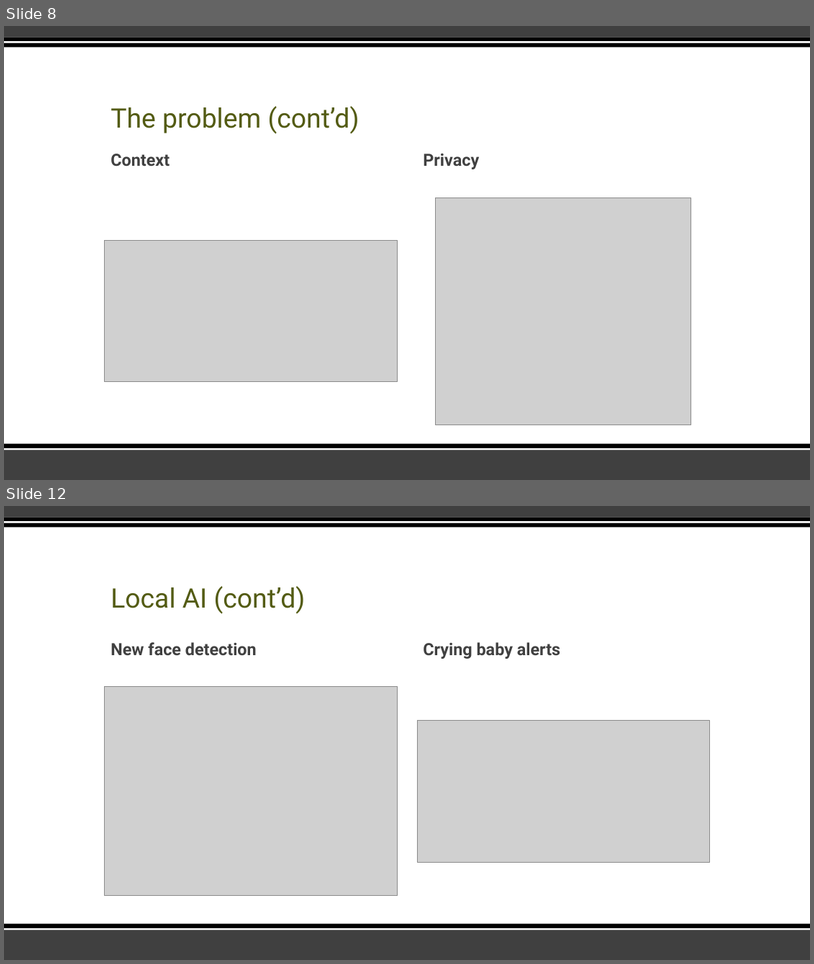
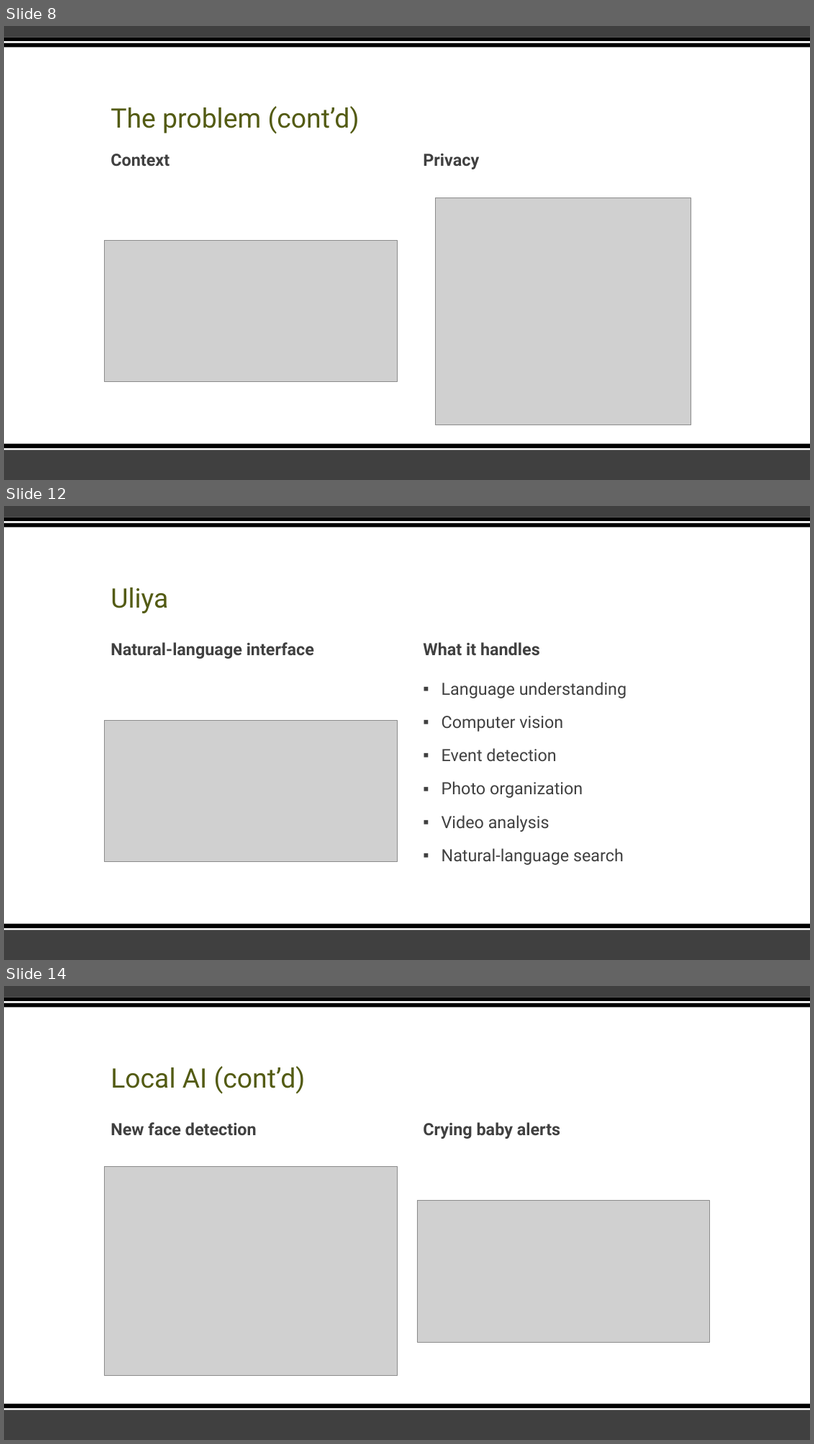
Before and after one commit to Cy-EF0510/Vanier, a slide deck: Semester 7 Fall 2026/IOT/Assignments/HomeAgent.pptx. Shown one above the other, each under a label of ours: slides 8 and 12 before the commit, slides 8, 12 and 14 after it; the slides between them are not shown. The pictures are 814x964 and 814x1444 pixels, drawn with LibreOffice and Linux fonts; fonts in the diff are those of the drawing; grey boxes stand for pictures. Boxes give left, top, right and bottom in pixels: in the first picture for what was removed or moved away, otherwise in the second. Text is boxed around its words. In the diff, an @@ line names an element or a change of style, - is before the commit and + after.

```diff
--- a/Semester 7 Fall 2026/IOT/Assignments/HomeAgent.pptx
+++ b/Semester 7 Fall 2026/IOT/Assignments/HomeAgent.pptx
@@ slide 12 added at (4, 506, 810, 960), background #FFFFFF; not listed: 6 template elements that a slide beside it also shows @@
@@ title added at (111, 587, 168, 613), 32 pt, text #535C14 @@
+Uliya
@@ text added at (111, 642, 314, 659), 20 pt, text #404040, bold @@
+Natural-language interface
@@ text added at (423, 642, 540, 655), 20 pt, text #404040, bold @@
+What it handles
@@ text added at (442, 682, 627, 865), 20 pt, text #404040 @@
+▪ Language understanding
+▪ Computer vision
+▪ Event detection
+▪ Photo organization
+▪ Video analysis
+▪ Natural-language search
@@ picture added at (104, 720, 396, 861) @@
@@ what was slide 12 is now slide 14 @@
```
Also in this commit, not shown: 3 slides changed, 7 other slides added, 8 slides removed.
